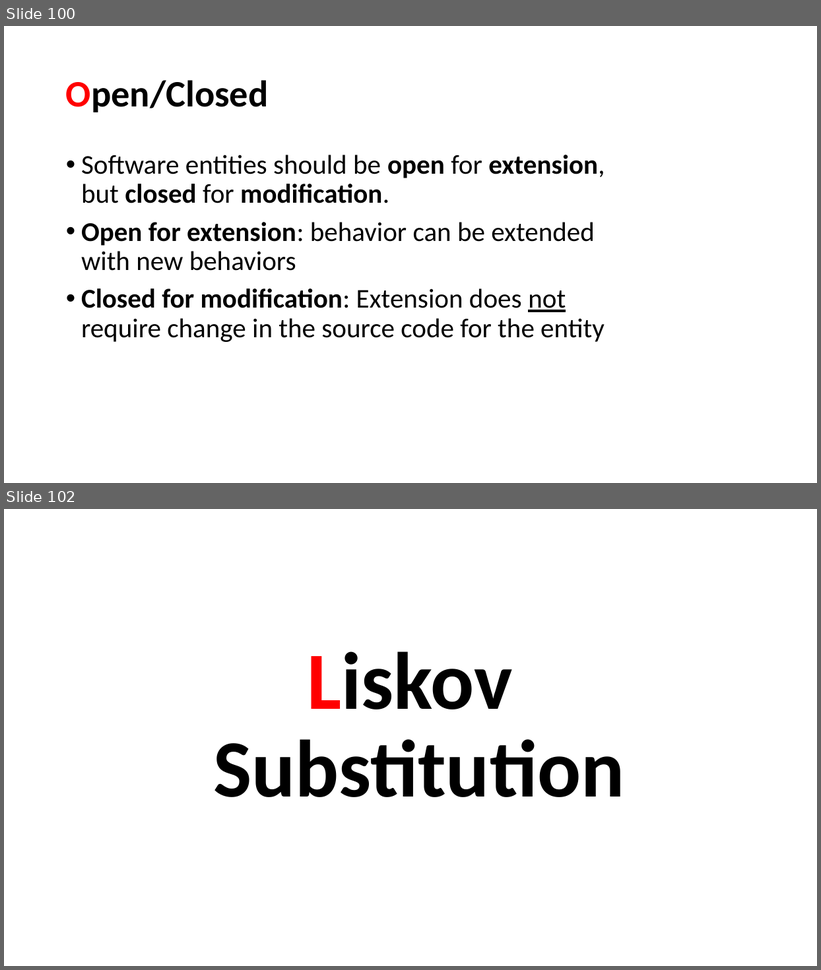
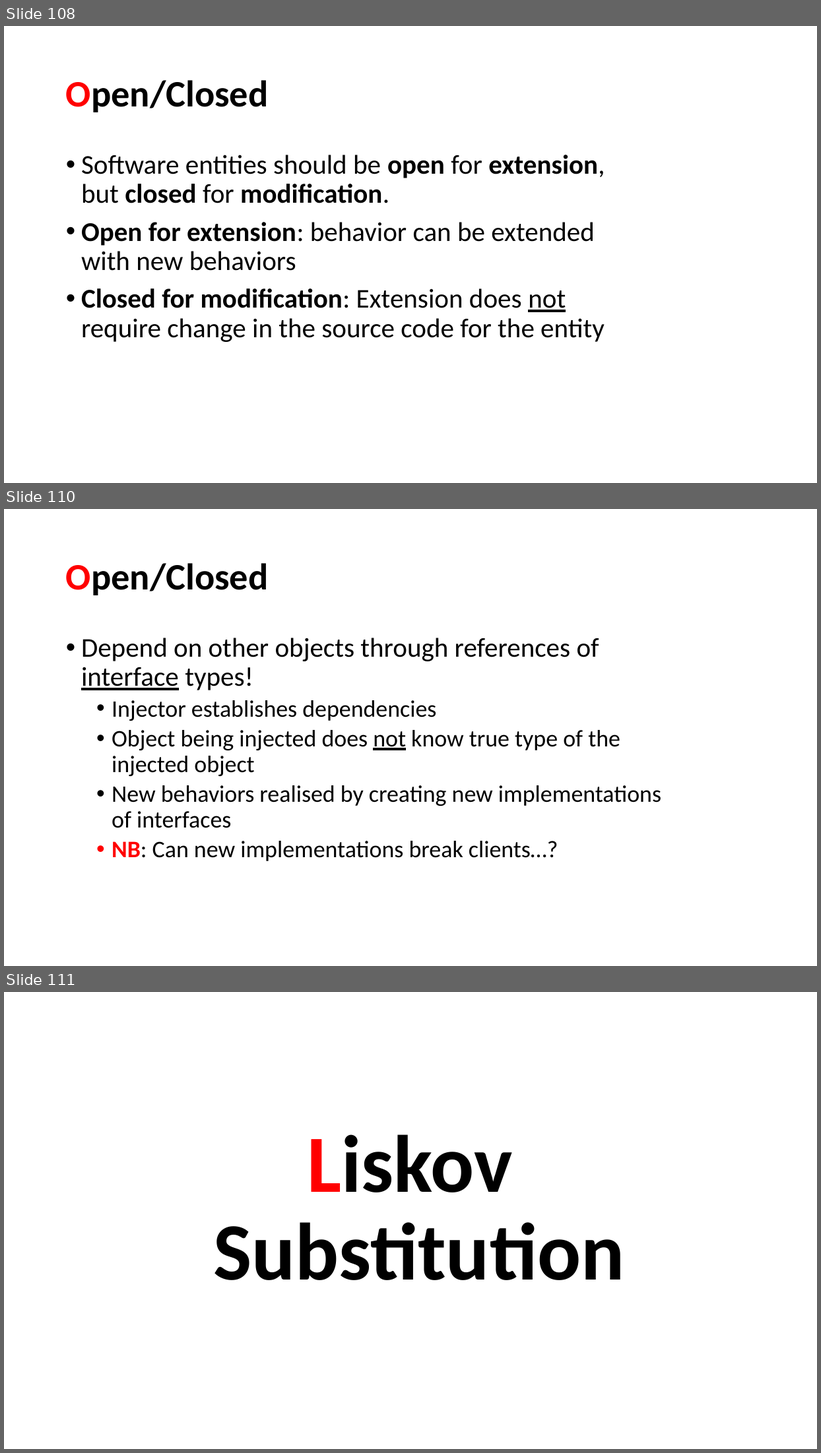
Before and after one commit to perl-easj/OOProg, a slide deck: Chap/SOLID/Presentations/SOLID.pptx. Shown one above the other, each under a label of ours: slides 100 and 102 before the commit, slides 108, 110 and 111 after it; the slides between them are not shown. The pictures are 821x970 and 821x1453 pixels, drawn with LibreOffice and Linux fonts; fonts in the diff are those of the drawing. Boxes give left, top, right and bottom in pixels: in the first picture for what was removed or moved away, otherwise in the second. Text is boxed around its words. In the diff, an @@ line names an element or a change of style, - is before the commit and + after.

```diff
--- a/Chap/SOLID/Presentations/SOLID.pptx
+++ b/Chap/SOLID/Presentations/SOLID.pptx
@@ slide 110 added at [4,509,817,966], background #FFFFFF @@
@@ title added at [66,563,269,595], 44 pt, text #000000, bold @@
+Open/Closed
@@ text added at [81,638,661,861], 28 pt, text #000000 @@
+• Depend on other objects through references of interface types!
+  • Injector establishes dependencies
+  • Object being injected does not know true type of the injected object
+  • New behaviors realised by creating new implementations of interfaces
+  • NB: Can new implementations break clients…?
@@ what was slide 100 is now slide 108 @@
@@ what was slide 102 is now slide 111 @@
```
Also in this commit, not shown: 3 slides changed, 46 other slides added, 1 slide removed, 25 other files.
